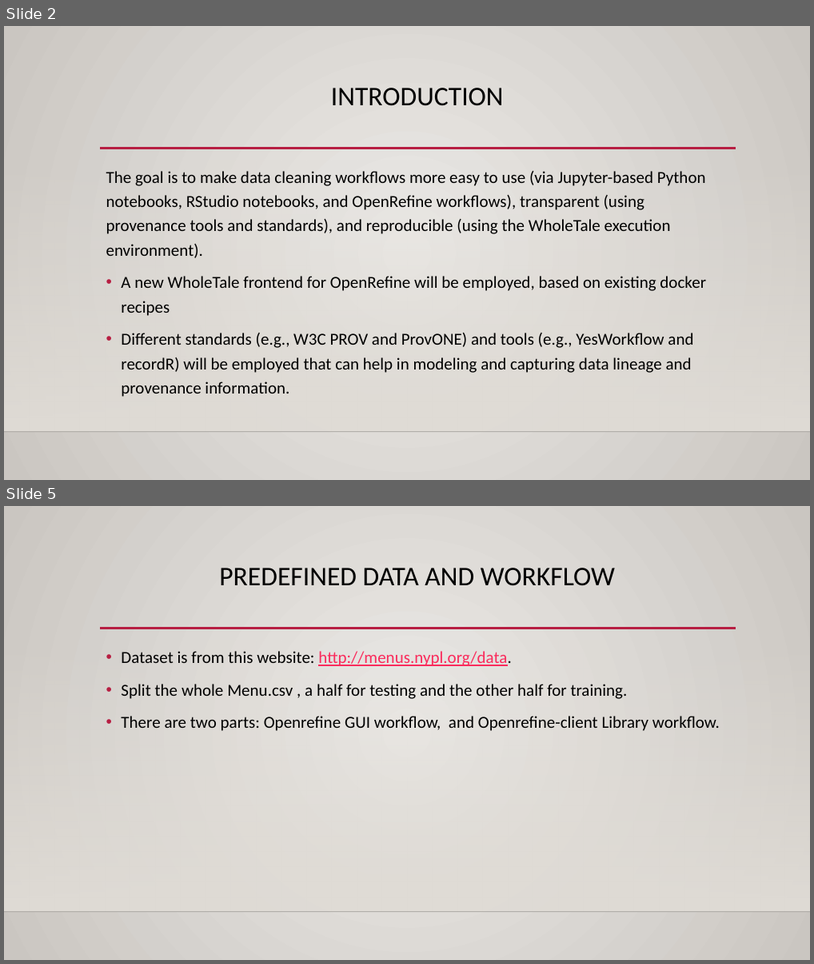
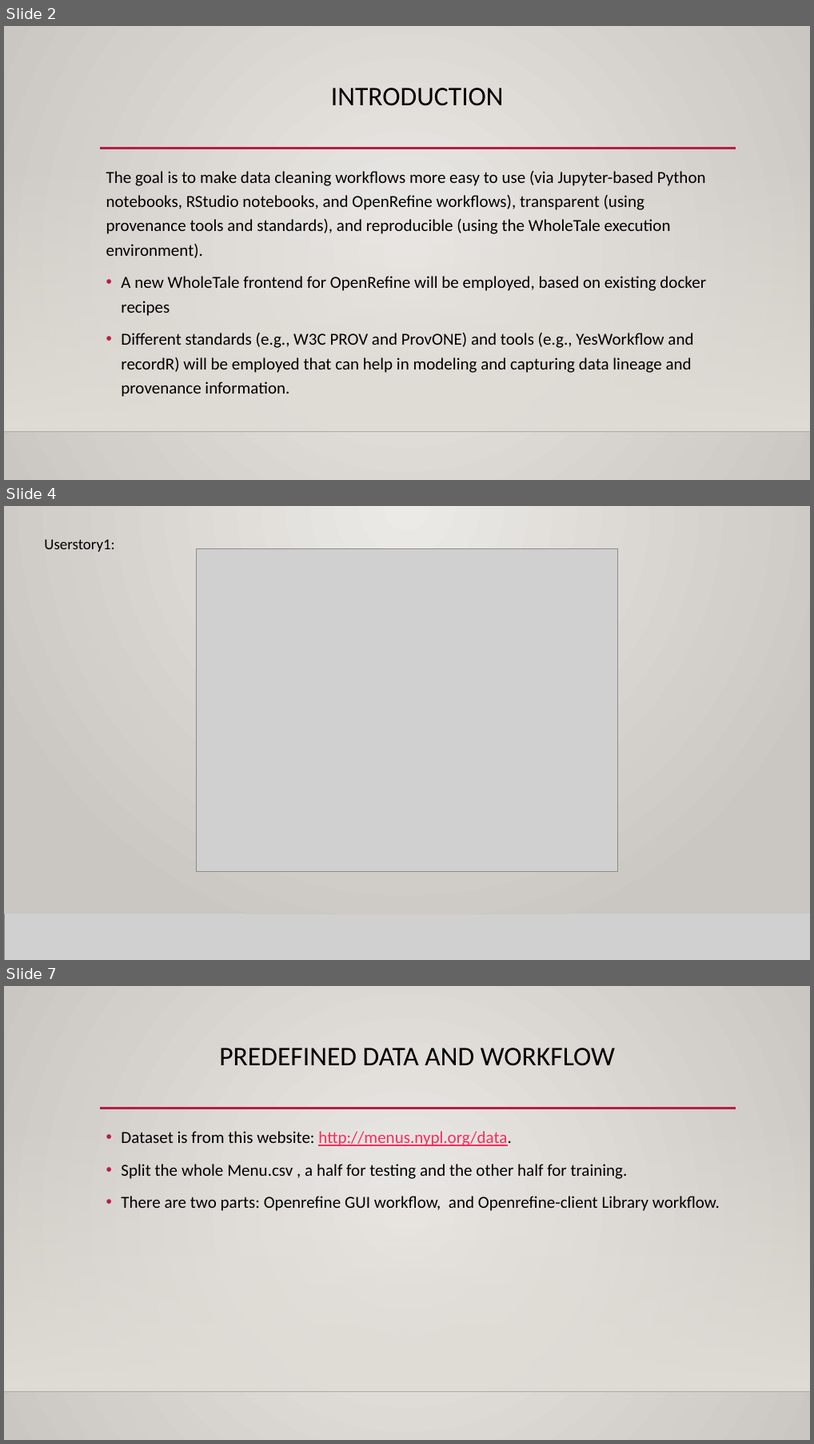
Before and after one commit to LanLi2017/WT-summer-2018-Lan-Li, a slide deck: OpenRefine3Operations/Menu_case/WTpresentation.pptx. Shown one above the other, each under a label of ours: slides 2 and 5 before the commit, slides 2, 4 and 7 after it; the slides between them are not shown. The pictures are 814x964 and 814x1444 pixels, drawn with LibreOffice and Linux fonts; fonts in the diff are those of the drawing; grey boxes stand for pictures; background and template pictures are left out. Boxes give left, top, right and bottom in pixels: in the first picture for what was removed or moved away, otherwise in the second. Text is boxed around its words. In the diff, an @@ line names an element or a change of style, - is before the commit and + after.

```diff
--- a/OpenRefine3Operations/Menu_case/WTpresentation.pptx
+++ b/OpenRefine3Operations/Menu_case/WTpresentation.pptx
@@ slide 4 added at (4,506,810,960), background gradient #ECEAE7 to #CAC7C1; not listed: 3 template elements that a slide beside it also shows @@
@@ rectangle added at (4,506,810,914), fill gradient #ECEAE7 to #CAC7C1 @@
@@ text added at (44,540,114,552), 18 pt, text #000000 @@
+Userstory1:
@@ picture added at (196,548,618,871) @@
@@ rectangle added at (4,640,810,912), fill gradient #DFDBD5 @@
@@ picture added at (4,912,810,960) @@
@@ line added from (4, 912) to (810, 912), #000001 1 pt @@
@@ what was slide 5 is now slide 7 @@
```
Also in this commit, not shown: 4 slides changed, 1 other slide added.
